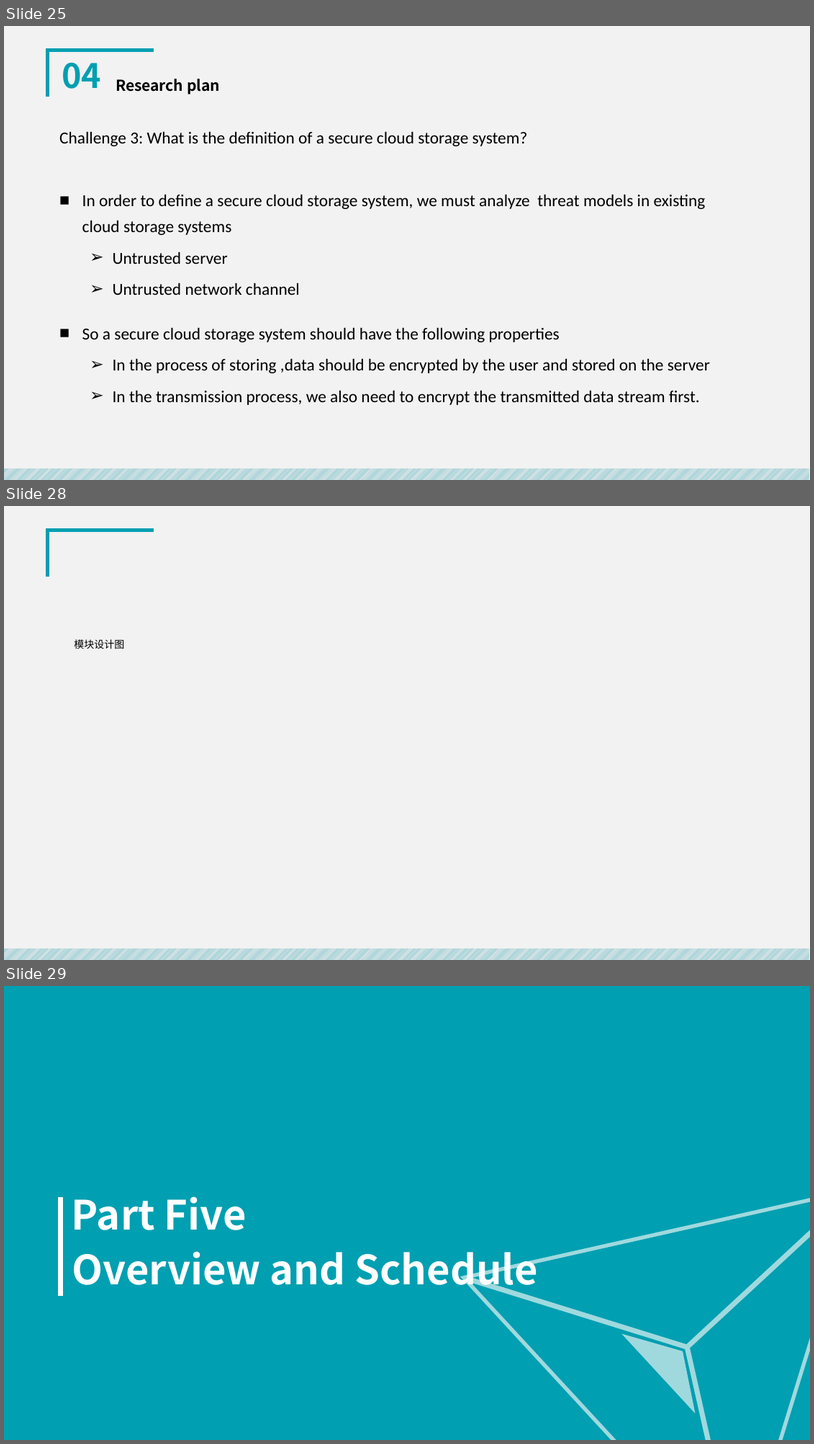
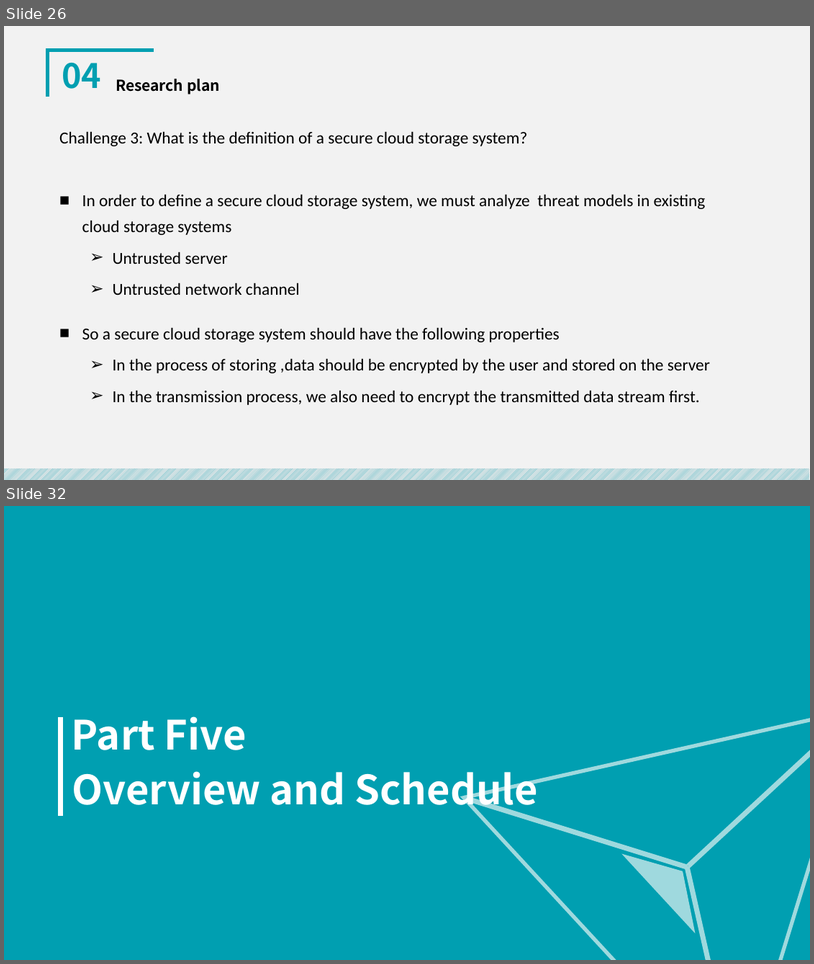
Before and after one commit to royalvald/MediumTest, a slide deck: 开题/中期答辩.pptx. Shown one above the other, each under a label of ours: slides 25, 28 and 29 before the commit, slides 26 and 32 after it; the slides between them are not shown. The pictures are 814x1444 and 814x964 pixels, drawn with LibreOffice and Linux fonts; fonts in the diff are those of the drawing. Boxes give left, top, right and bottom in pixels: in the first picture for what was removed or moved away, otherwise in the second. Text is boxed around its words. In the diff, an @@ line names an element or a change of style, - is before the commit and + after.

```diff
--- a/开题/中期答辩.pptx
+++ b/开题/中期答辩.pptx
@@ slide 28 removed at (4, 506, 810, 960), background #F2F2F2; not listed: 2 template elements that a slide beside it also shows @@
@@ text removed at (74, 639, 124, 649) @@
-模块设计图
@@ what was slide 25 is now slide 26 @@
@@ what was slide 29 is now slide 32 @@
```
Also in this commit, not shown: 16 slides changed, 4 slides added, 3 other files.
